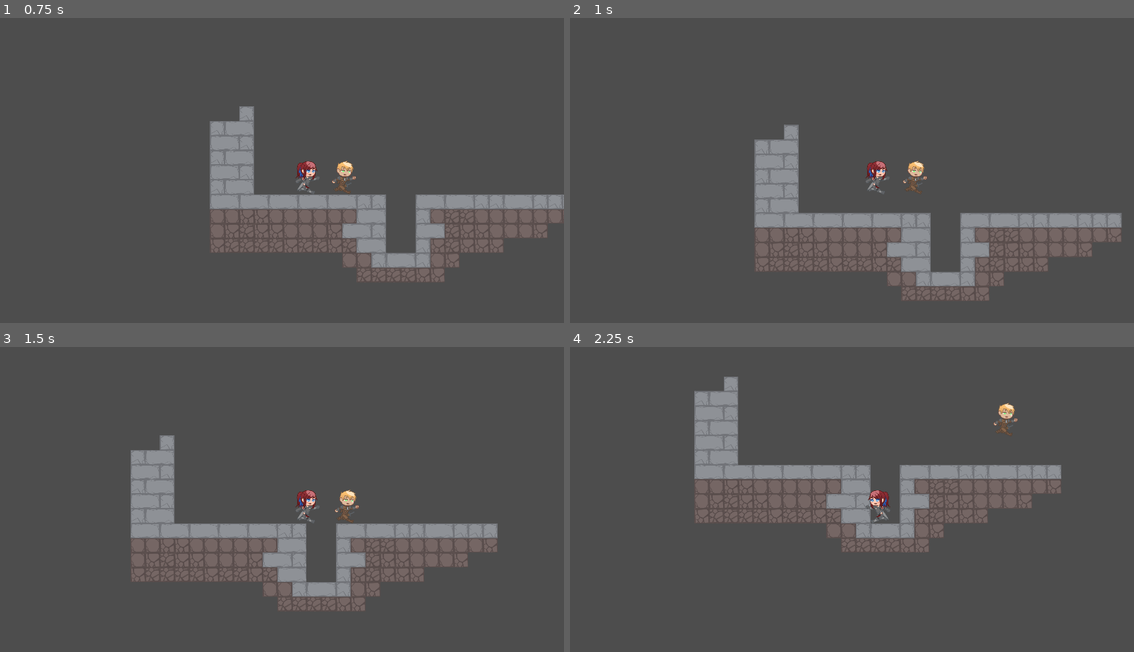
Above: before the commit, frames 1-4 (two rows, left to right).
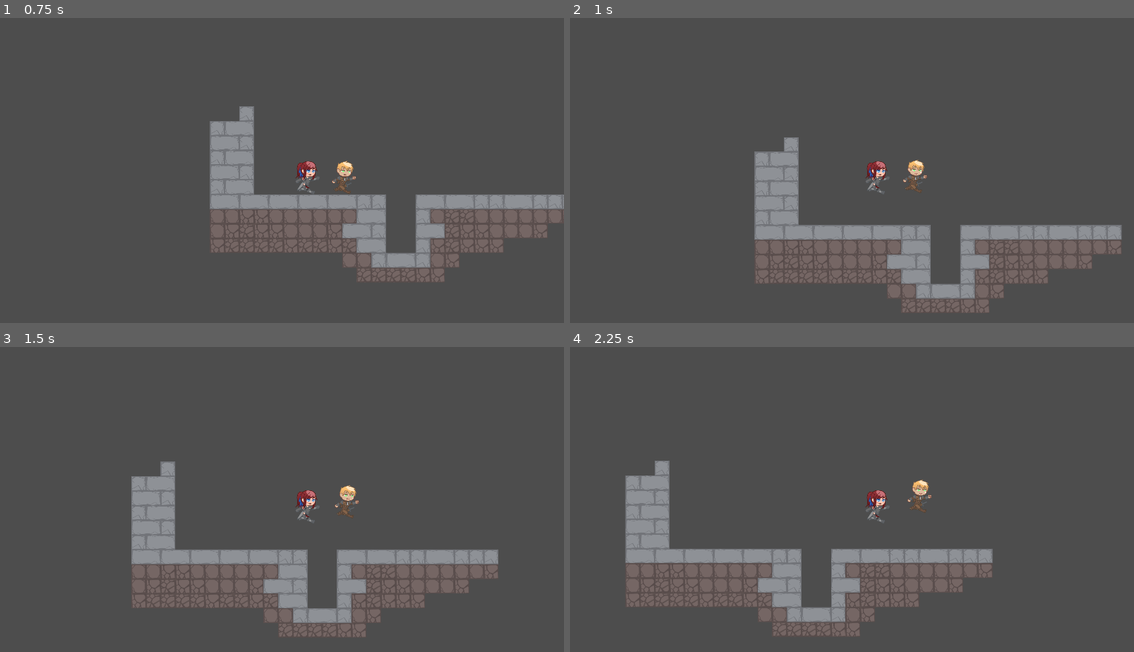
Above: after the commit, the same moments.

Repository: alexmalao/Azyrel-Godot
Game: Godot game, scene res://assets/scenes/development_scene.tscn
Two runs of this game, one before a commit and one after it. Both use one fixed random seed, a clock stepped at 60 frames per second and the inputs below.
Inputs:
- Up to frame 1 (0.75 s): tap Enter at 0.5 s; hold D (move_right) from 0.53 s (still down)
- Up to frame 2 (1 s): keep holding D (move_right); tap Space (jump) at 0.77 s
- Up to frame 3 (1.5 s): keep holding D (move_right)
- Up to frame 4 (2.25 s): tap Space (jump) at 1.52 s; release D (move_right) at 2.03 s; hold A (move_left) from 2.03 s (still down)

Frame 1 is identical in both runs. In frame 2, 9.3% of the frame differs, in the area x 32-98%, y 34-97%; in frame 3, 13%; in frame 4, 23%, in the area x 9-88%, y 9-95%.

Commit message:
remapped controller jump to r1

Diff:
--- a/assets/scripts/player_input.gd
+++ b/assets/scripts/player_input.gd
@@ -8,7 +8,7 @@
 signal short_jump_requested
 
 
-const JUMP_HOLD_THRESHOLD = 0.1
+const JUMP_HOLD_THRESHOLD = 0.06
 var jump_hold_time = 0.0
 
 
--- a/project.godot
+++ b/project.godot
@@ -59,7 +59,7 @@
 jump={
 "deadzone": 0.5,
 "events": [Object(InputEventKey,"resource_local_to_scene":false,"resource_name":"","device":-1,"window_id":0,"alt_pressed":false,"shift_pressed":false,"ctrl_pressed":false,"meta_pressed":false,"pressed":false,"keycode":0,"physical_keycode":32,"key_label":0,"unicode":32,"echo":false,"script":null)
-, Object(InputEventJoypadButton,"resource_local_to_scene":false,"resource_name":"","device":-1,"button_index":0,"pressure":0.0,"pressed":false,"script":null)
+, Object(InputEventJoypadButton,"resource_local_to_scene":false,"resource_name":"","device":-1,"button_index":10,"pressure":0.0,"pressed":false,"script":null)
 ]
 }
 dash={
